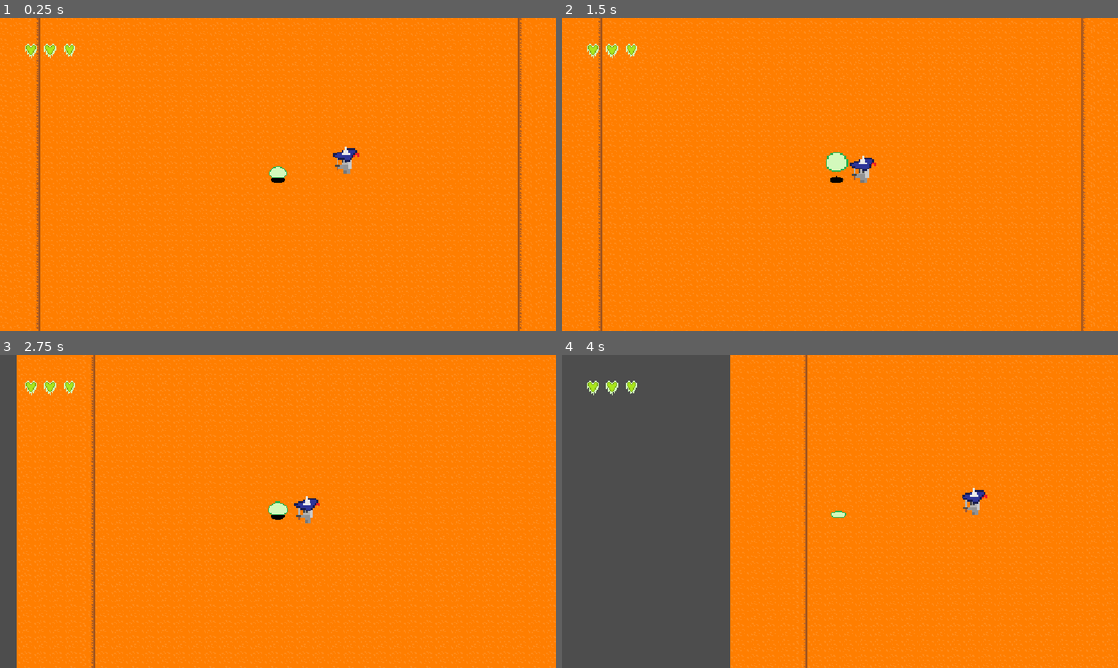
Above: before the commit, frames 1-4 (two rows, left to right).
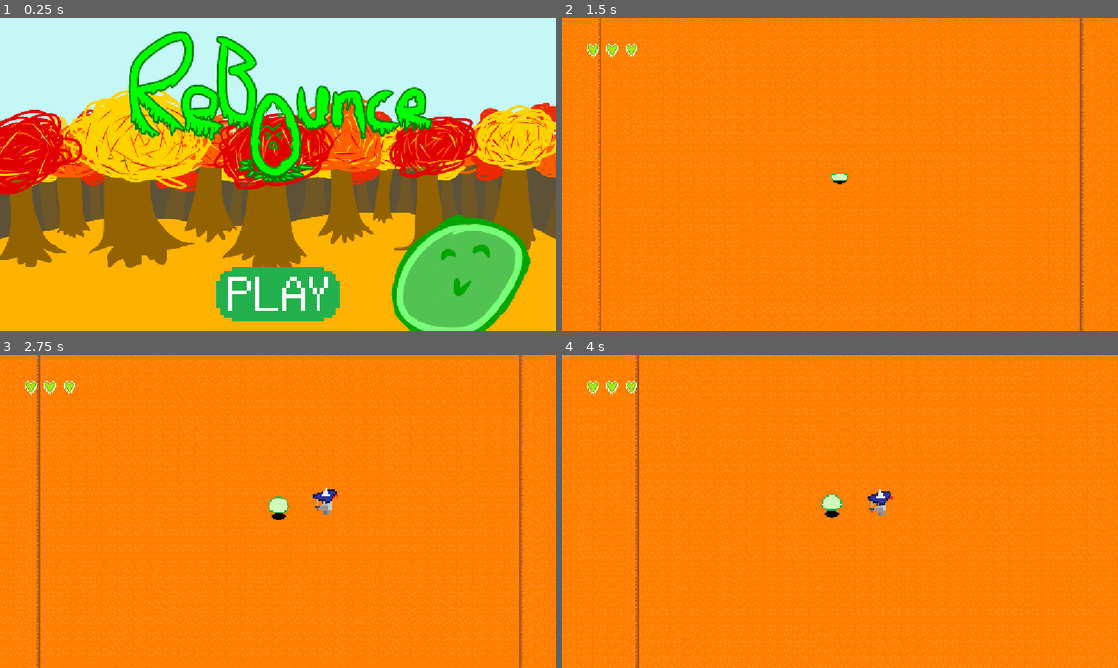
Above: after the commit, the same moments.

Repository: Enrico-Tabilin/Rebounce
Game: Godot game, scene res://menu.tscn
Same seed, same stepped clock (60 frames per second), same inputs: the game is played once before the commit and once after it. Before the commit the project starts from res://main.tscn. Sound files missing from this copy of the repository are replaced by a short silence.
Inputs (mouse positions are in pixels of both pictures, inside the frame that each line leads up to):
- Up to frame 1 (0.25 s): no input
- Up to frame 2 (1.5 s): click (840, 293) at 0.52 s; click (840, 312) at 1.27 s
- Up to frame 3 (2.75 s): move the mouse to (400, 495) at 2.02 s; tap A (a) at 2.1 s; tap D (d) at 2.3 s
- Up to frame 4 (4 s): move the mouse to (728, 527) at 2.77 s; tap D (d) at 2.85 s; tap S (s) at 3.05, 3.6 s; move the mouse to (895, 442) at 3.52 s; tap W (w) at 3.8 s

The runs differ from the first frame. In frame 1, 99% of the frame differs, in the area x 0-100%, y 0-100%; in frame 2, 27%; in frame 3, 28%; in frame 4, 46%.

Commit message:
Fixed the switch between main menu and main game
Code fixed with the help of AI

Diff:
--- a/dictionary.gd
+++ b/dictionary.gd
@@ -26,6 +26,19 @@
 	8 : ["res://songs/Taylor Swift - Blank Space"],
 	9 : ["res://songs/I Wanna Rock by Twisted Sisters"],
 	10 : ["res://songs/It's me, It's Verity - Horror Skunx"]
+}
+
+var json = {
+	1 : ["res://songs/BIRDBRAIN By Jamie Paige.analysis.json"],
+	2 : ["res://songs/BTS Butter.analysis.json"],
+	3 : ["res://songs/Flower Man Toby Fox & CamelliaOfficial.analysis.json"],
+	4 : ["res://songs/The Gummy Bear Song.analysis.json"],
+	5 : ["res://songs/Mozart's Symphony no 40 - 1st movement.analysis.json"],
+	6 : ["res://songs/KORDHELL - MURDER IN MY MIND.analysis.json"],
+	7 : ["res://songs/t.A.T.u. - Я сошла с ума.analysis.json"],
+	8 : ["res://songs/Taylor Swift - Blank Space.analysis.json"],
+	9 : ["res://songs/I Wanna Rock by Twisted Sisters.analysis.json"],
+	10 : ["res://songs/It's me, It's Verity - Horror Skunx.analysis.json"]
 }
 
 var desc = {
@@ -108,5 +121,6 @@
 	pass
 
 func _on_music_play_pressed() -> void:
-	SceneManager.change_scene_and_call("res://main.tscn", "_processSong")
+	SceneManager.setLoadpath(json[albumIndex][0])
+	SceneManager.change_scene("res://main.tscn")
 	pass # Replace with function body.
--- a/jsonloader.gd
+++ b/jsonloader.gd
@@ -43,6 +43,24 @@
 var _section_flags: Array = []   # one bool per intensity sample: true = intense
 var _section_hz := 20.0
 
+# Called when the node enters the scene tree for the first time.
+func _ready() -> void:
+	# 1. Grab the path saved by the menu from SceneManager
+	var path = SceneManager.getLoadpath()
+
+	# 2. If a path was provided, override the default hardcoded path
+	if not path.is_empty():
+		data_file_path = path
+
+	# 3. Automatically process the song data as soon as the scene loads
+	_processSong()
+
+	# Optional: If you want the audio stream itself to match the selected song:
+	# (Assumes your json path is like "res://songs/SongName.analysis.json" and your audio is ".mp3")
+	var audio_path = data_file_path.trim_suffix(".analysis.json") + ".mp3"
+	if FileAccess.file_exists(audio_path):
+		stream = load(audio_path)
+		play()
 
 func load_json_file(filePath: String) -> Dictionary:
 	if FileAccess.file_exists(filePath):
@@ -58,7 +76,7 @@
 	return {}
 
 
-func _ready() -> void:
+func _processSong() -> void:
 	song_data = load_json_file(data_file_path)
 	if song_data.has("beats") and song_data.has("onsets"):
 		is_loaded = true
--- a/maincharacter.gd
+++ b/maincharacter.gd
@@ -41,6 +41,7 @@
 	health_changed.emit(health, MAX_HEALTH)
 	if health <= 0:
 		died.emit()
+		SceneManager.change_scene("res://mwnu.tscn")
 		health = 3
 	pass
 
--- a/project.godot
+++ b/project.godot
@@ -11,14 +11,14 @@
 [application]
 
 config/name="Rebounce"
-run/main_scene="uid://jm6p8vxk21bb"
+run/main_scene="uid://bwgri88mj4n4h"
 config/features=PackedStringArray("4.7", "GL Compatibility")
 config/icon="res://icon.svg"
 
 [autoload]
 
 Hitbox="*uid://xgogdet43reu"
-Scenemanager="*uid://d01d47qnryrbg"
+SceneManager="*uid://d01d47qnryrbg"
 
 [display]
 
--- a/scenemanager.gd
+++ b/scenemanager.gd
@@ -2,15 +2,11 @@
 
 var loadpath = ""
 
-# Called when the node enters the scene tree for the first time.
-func _change_scene_amd_call(scene_path: String, loadpath : String):
-	get_tree().call_deferred(scene_path, loadpath)
+func change_scene(scene_path: String) -> void:
+	get_tree().change_scene_to_file(scene_path)
 
+func setLoadpath(string: String) -> void:
+	loadpath = string
 
-# Called every frame. 'delta' is the elapsed time since the previous frame.
-func setLoadpath(string : String):
-	loadpath = string
-	pass
-
-func getLoadpath():
+func getLoadpath() -> String:
 	return loadpath
Not shown, added: export_presets.cfg
